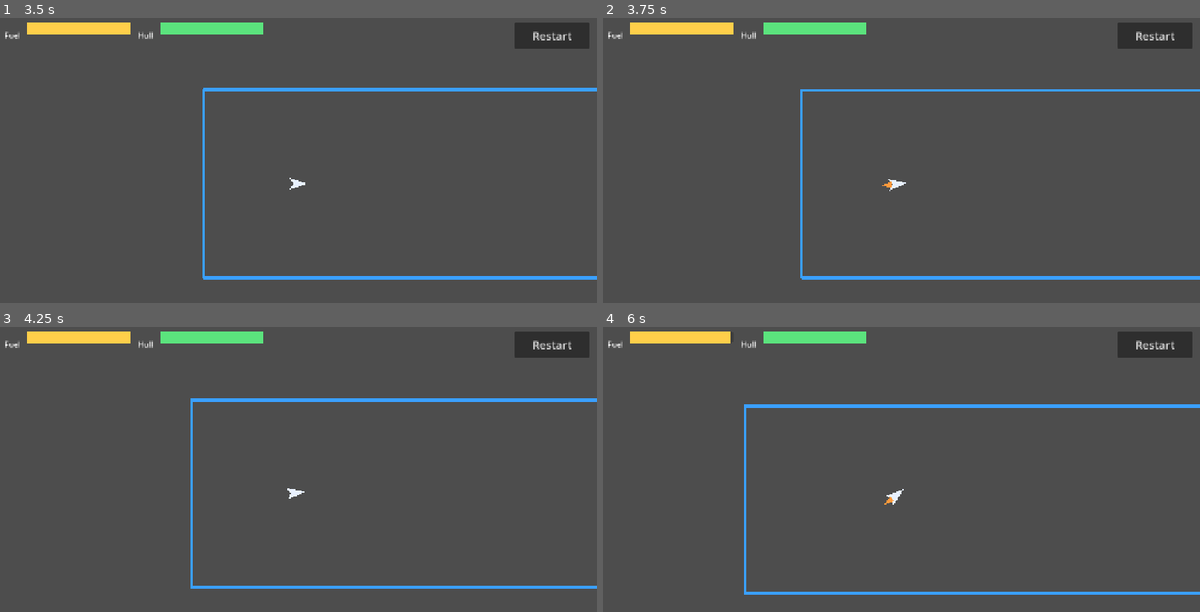
Above: before the commit, frames 1-4 (two rows, left to right).
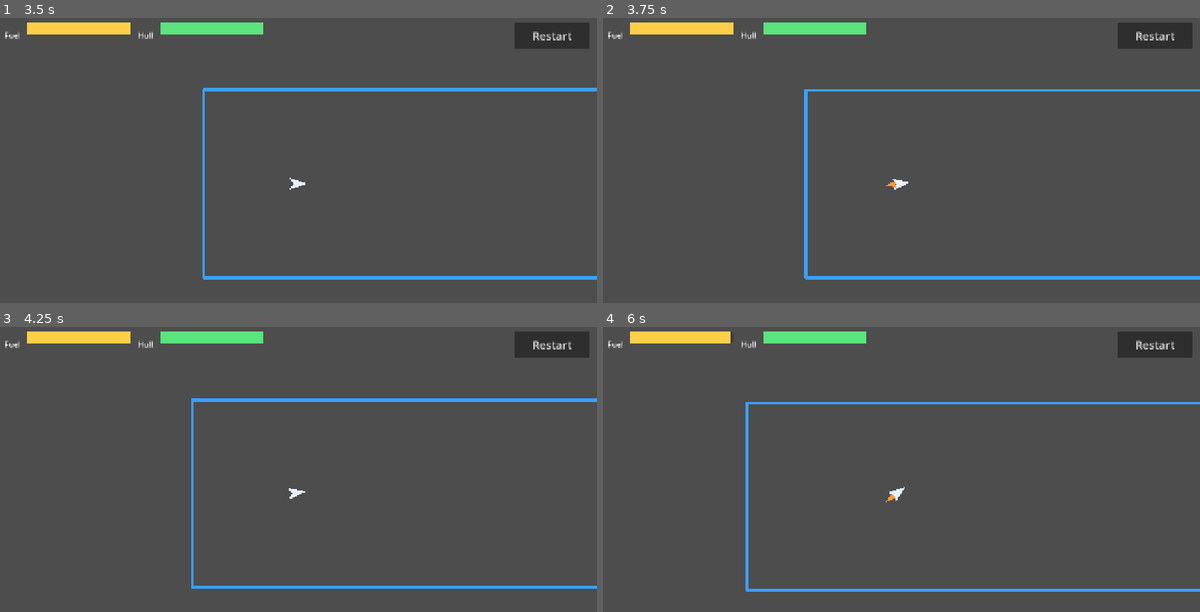
Above: after the commit, the same moments.

Repository: BRAITG/zero-gx
Game: Godot game, scene res://scenes/main.tscn
Two runs of this game, one before a commit and one after it. Both use one fixed random seed, a clock stepped at 60 frames per second and the inputs below.
Inputs (mouse positions are in pixels of both pictures, inside the frame that each line leads up to):
- Up to frame 1 (3.5 s): click "Level 01" at 0.5 s; click "Restart" at 1.25 s; click "Restart" at 2 s; click "Restart" at 2.75 s
- Up to frame 2 (3.75 s): tap Enter at 3.5 s; move the mouse to (1032, 166) at 3.52 s; click (1032, 166) at 3.67 s
- Up to frame 3 (4.25 s): no input
- Up to frame 4 (6 s): move the mouse to (782, 509) at 4.27 s; click (782, 509) at 4.42 s; move the mouse to (961, 418) at 5.02 s; click (961, 418) at 5.17 s; move the mouse to (871, 560) at 5.77 s; click (871, 560) at 5.92 s

Frame 1 is identical in both runs. In frame 2, 0.7% of the frame differs, in the area x 33-52%, y 25-92%; in frame 3, 0.2%; in frame 4, 3.7%, in the area x 23-100%, y 26-94%.

Commit message:
fix: ease camera lookahead so bounces don't jerk the view
The camera offset tracked velocity * 0.3 with no smoothing, and position
smoothing does not apply to offset. A bounce flips velocity in one step,
so the view jumped by up to 250 px. Ease the offset toward its target.

Refs #7

Diff:
--- a/scenes/ship.gd
+++ b/scenes/ship.gd
@@ -14,6 +14,8 @@
 const STRAND_TIME := 2.0  # s
 const LOOKAHEAD := 0.3  # s of velocity the camera leads by
 const LOOKAHEAD_MAX := 250.0  # px
+## 1/s; eases the lookahead so a bounce's velocity flip doesn't jump the view.
+const LOOKAHEAD_SMOOTHING := 3.0
 const RADIUS := 16.0
 const DAMAGE_PER_SPEED := 0.05  # health per px/s of normal speed change
 const MIN_IMPACT_SPEED := 20.0  # px/s; below this a contact is resting, not a hit
@@ -101,8 +103,9 @@
 		take_damage(worst)
 
 
-func _process(_delta: float) -> void:
-	_camera.offset = (linear_velocity * LOOKAHEAD).limit_length(LOOKAHEAD_MAX)
+func _process(delta: float) -> void:
+	var target := (linear_velocity * LOOKAHEAD).limit_length(LOOKAHEAD_MAX)
+	_camera.offset = _camera.offset.lerp(target, 1.0 - exp(-LOOKAHEAD_SMOOTHING * delta))
 
 
 func _unhandled_input(event: InputEvent) -> void:
